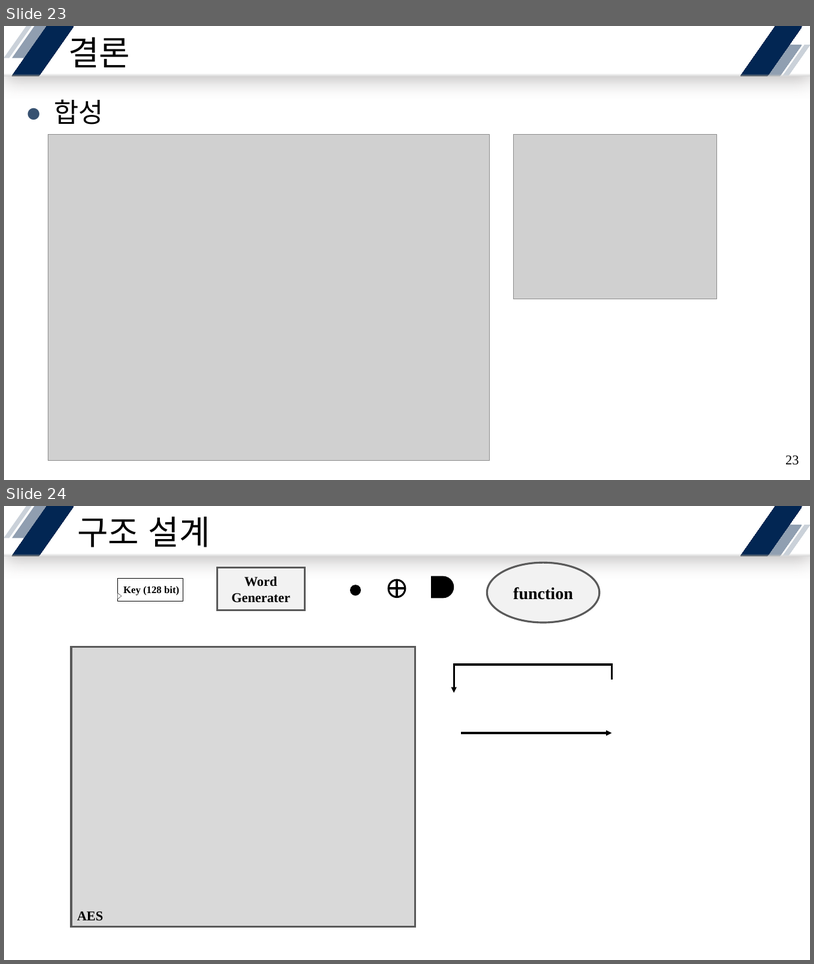
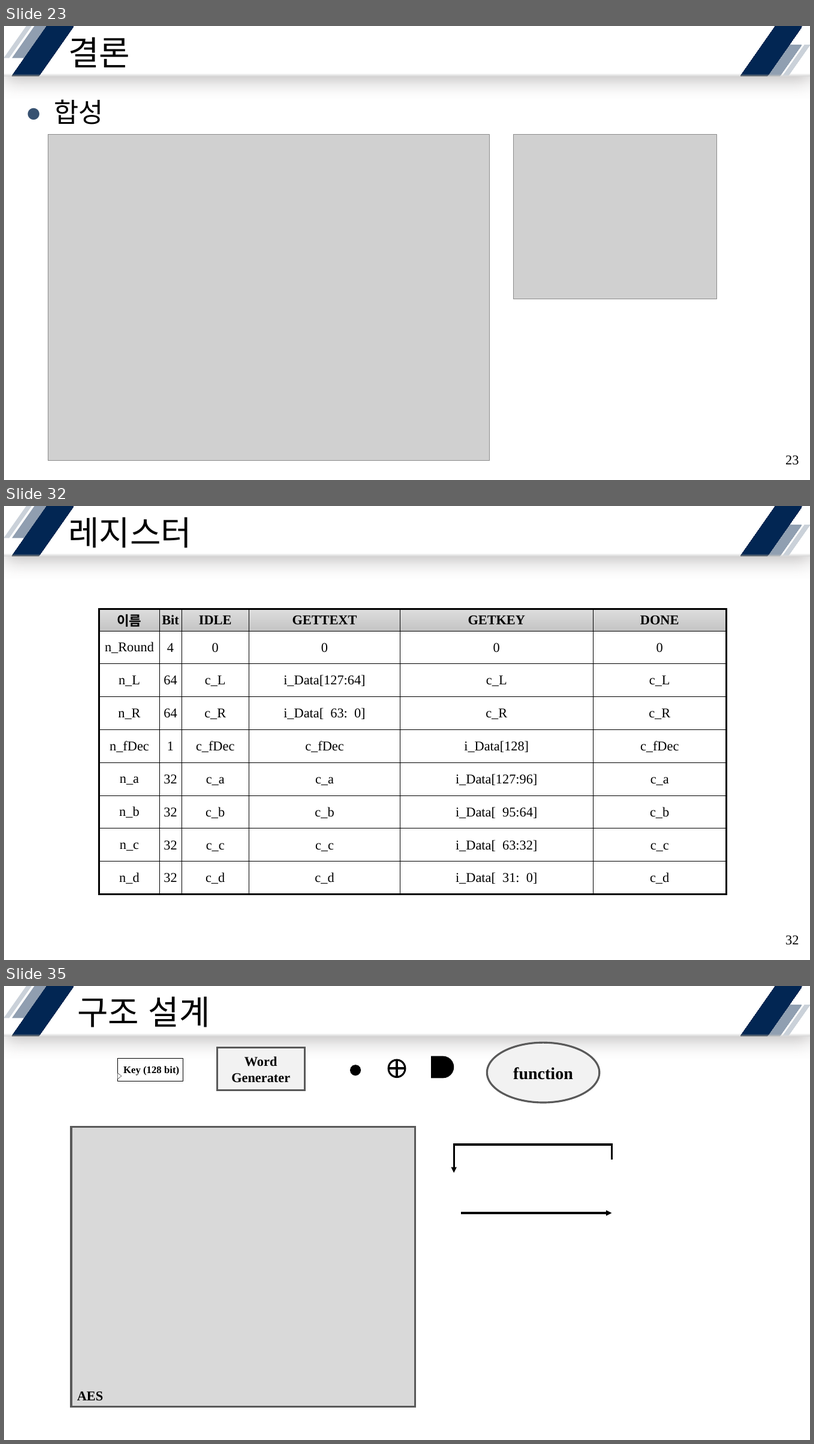
Before and after one commit to yuyu0830/FPGA_AES128, a slide deck: SEED/ref/SEED-128.pptx. Shown one above the other, each under a label of ours: slides 23 and 24 before the commit, slides 23, 32 and 35 after it; the slides between them are not shown. The pictures are 814x964 and 814x1444 pixels, drawn with LibreOffice and Linux fonts; fonts in the diff are those of the drawing; grey boxes stand for pictures. Boxes give left, top, right and bottom in pixels: in the first picture for what was removed or moved away, otherwise in the second. Text is boxed around its words. In the diff, an @@ line names an element or a change of style, - is before the commit and + after.

```diff
--- a/SEED/ref/SEED-128.pptx
+++ b/SEED/ref/SEED-128.pptx
@@ slide 32 added at (x1=4, y1=506, x2=810, y2=960), background #FFFFFF; not listed: 7 template elements that a slide beside it also shows @@
@@ title added at (x1=68, y1=511, x2=192, y2=548), 40 pt, text #000000 @@
+레지스터
@@ table added at (x1=99, y1=609, x2=728, y2=894), 9 rows, 6 columns @@
+이름 | Bit | IDLE | GETTEXT | GETKEY | DONE
+n_Round | 4 | 0 | 0 | 0 | 0
+n_L | 64 | c_L | i_Data[127:64] | c_L | c_L
+n_R | 64 | c_R | i_Data[ 63: 0] | c_R | c_R
+n_fDec | 1 | c_fDec | c_fDec | i_Data[128] | c_fDec
+n_a | 32 | c_a | c_a | i_Data[127:96] | c_a
+n_b | 32 | c_b | c_b | i_Data[ 95:64] | c_b
+n_c | 32 | c_c | c_c | i_Data[ 63:32] | c_c
+n_d | 32 | c_d | c_d | i_Data[ 31: 0] | c_d
@@ page number added at (x1=786, y1=935, x2=799, y2=945), 16 pt, text #000000 @@
+32
@@ what was slide 24 is now slide 35 @@
```
Also in this commit, not shown: 1 slide changed, 10 other slides added, 15 other files.
